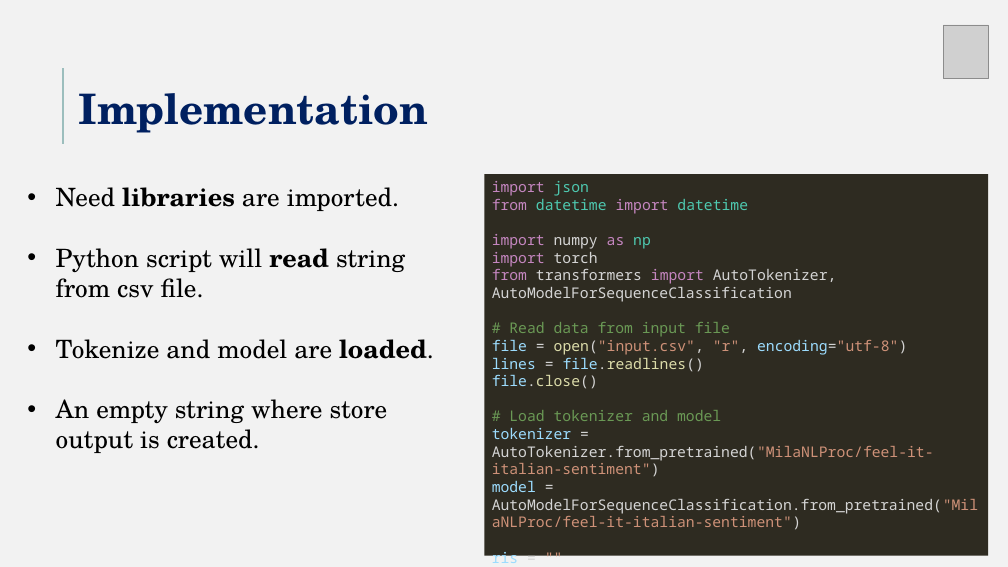
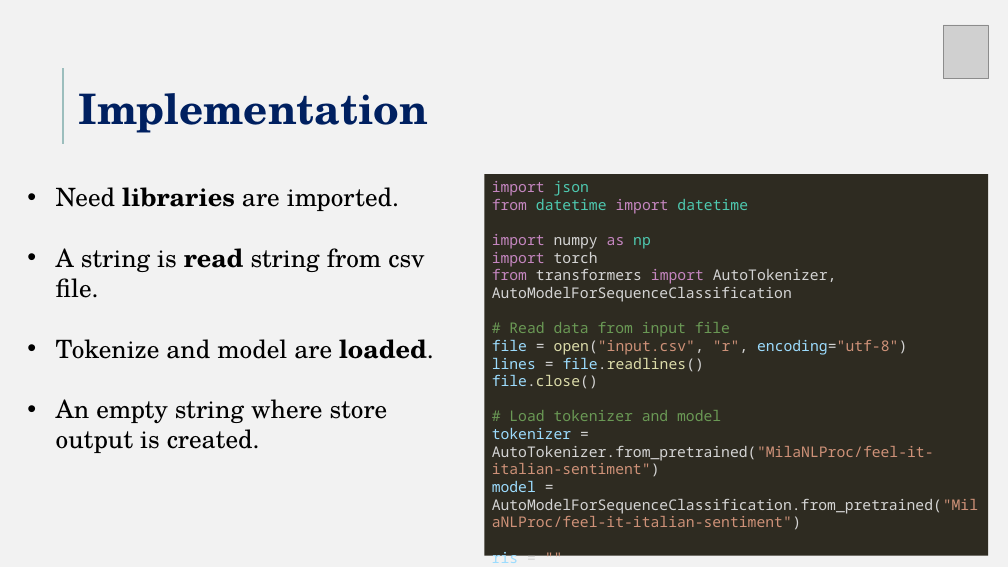
Before and after one commit to Matteoa99/ProgettoDA, a slide deck: slide 10 of DA_project.pptx. Drawn at 1008x567 pixels with LibreOffice and Linux fonts; fonts in the diff are those of the drawing; grey boxes stand for pictures. Boxes give left, top, right and bottom in pixels: in the first picture for what was removed or moved away, otherwise in the second. Text is boxed around its words. In the diff, an @@ line names an element or a change of style, - is before the commit and + after.

```diff
--- a/DA_project.pptx
+++ b/DA_project.pptx
@@ text at box(56, 248, 424, 298): text changed @@
-• Python script will read string from csv file.
+• A string is read string from csv file.
```
Also in this commit, not shown: 8 other slides changed, 2 other files.
